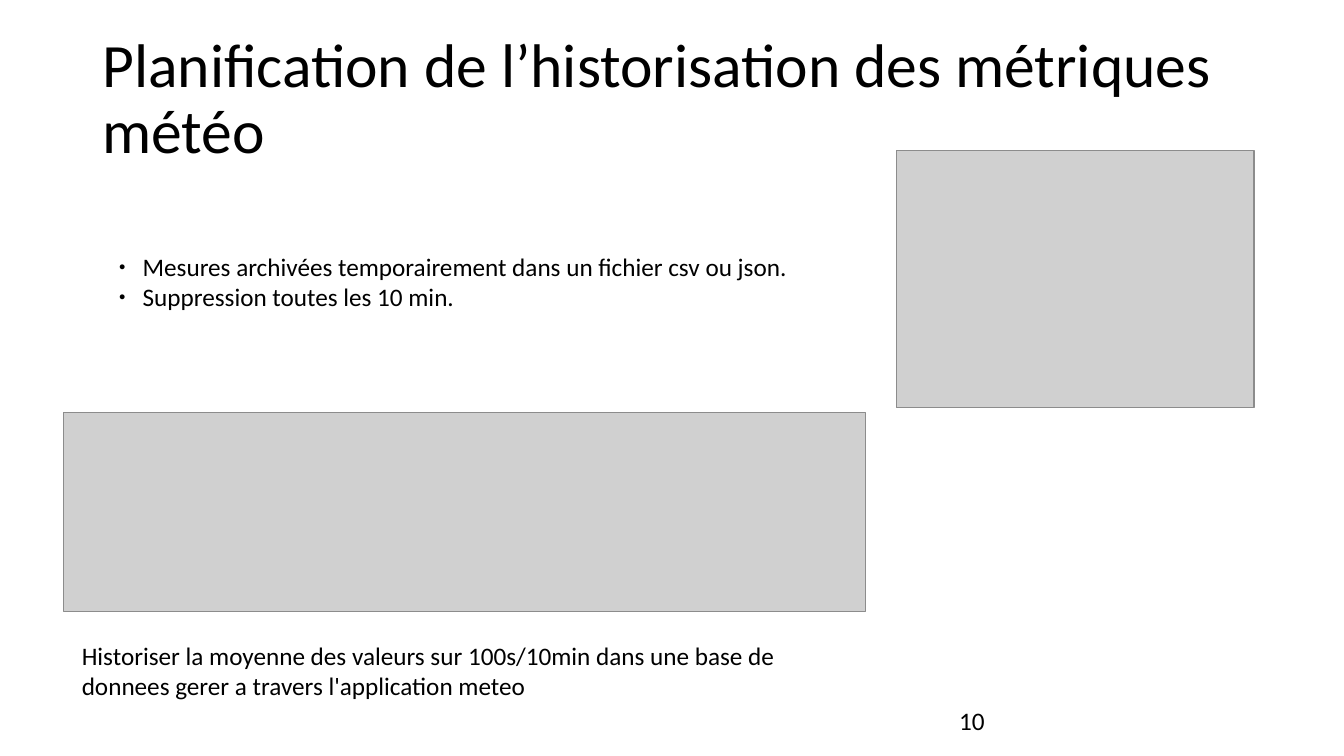
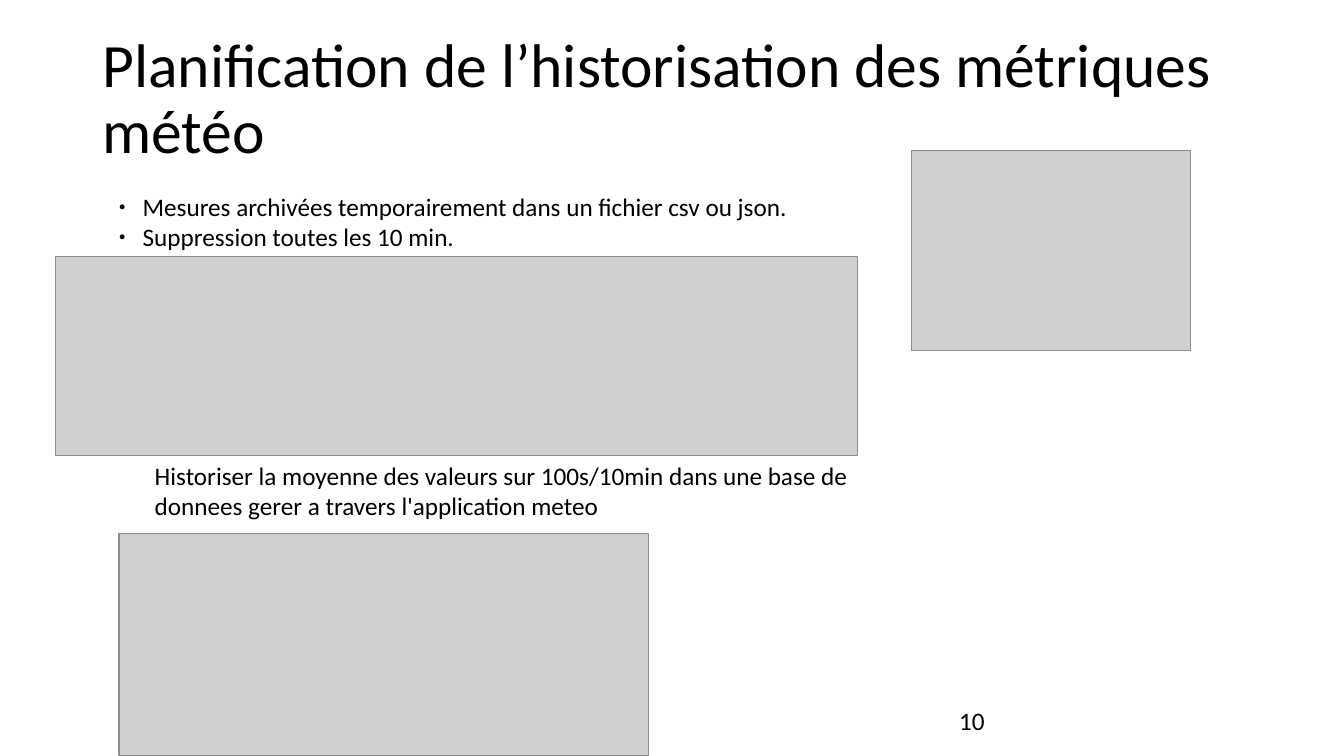
Before and after one commit to jeromelane/WeatherCheckingRpi, a slide deck: slide 10 of weathercheckingrpi/doc/Manuscripts/projet_meteo_JL_KG_18042019v3.odp. Drawn at 1344x756 pixels with LibreOffice and Linux fonts; fonts in the diff are those of the drawing; grey boxes stand for pictures. Boxes give left, top, right and bottom in pixels: in the first picture for what was removed or moved away, otherwise in the second. Text is boxed around its words. In the diff, an @@ line names an element or a change of style, - is before the commit and + after.

```diff
--- a/weathercheckingrpi/doc/Manuscripts/projet_meteo_JL_KG_18042019v3.odp
+++ b/weathercheckingrpi/doc/Manuscripts/projet_meteo_JL_KG_18042019v3.odp
@@ picture: place and size @@
-picture at <box>896,151,1254,408</box>
+picture at <box>912,151,1191,352</box>
@@ text "Mesures archivées temporairement dans un ...": place and size @@
-text "Mesures archivées temporairement dans un ..." at <box>143,258,787,310</box>
+text "Mesures archivées temporairement dans un ..." at <box>143,198,787,250</box>
@@ picture: place and size @@
-picture at <box>64,412,865,611</box>
+picture at <box>55,257,857,456</box>
@@ text "Historiser la moyenne des valeurs ...": place and size @@
-text "Historiser la moyenne des valeurs ..." at <box>82,647,774,700</box>
+text "Historiser la moyenne des valeurs ..." at <box>155,467,847,520</box>
@@ picture added at <box>119,533,648,756</box> @@
```
Also in this commit, not shown: 4 other slides changed, 33 other files.
